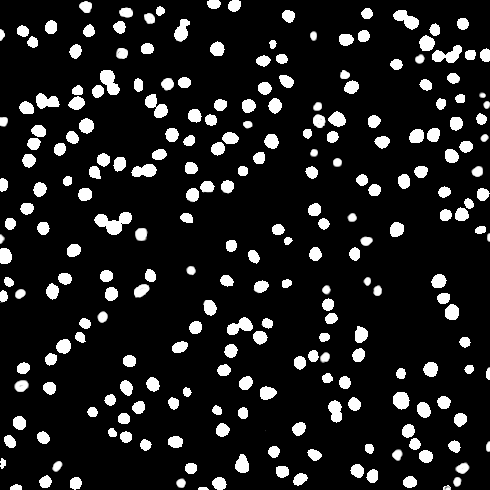
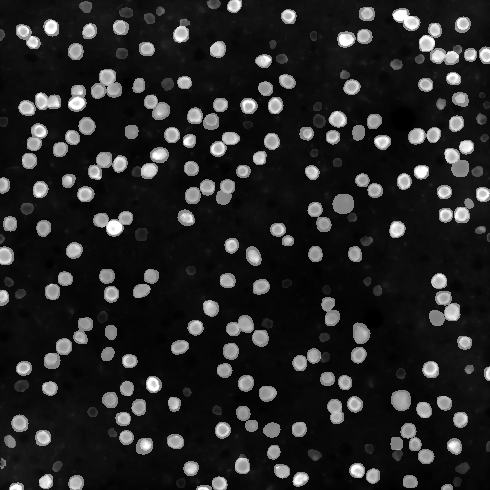
Comparing the layer stacks of the two 490 × 490 images. Changes:
added layer "mask_3_cellsam.png" (47%) above "mask_3.png" over (x1=0, y1=0, x2=490, y2=490)
"mask_3.png": opacity 100% → 74% over (x1=0, y1=0, x2=490, y2=490)
showed "gt_3.png" over (x1=0, y1=0, x2=490, y2=490)